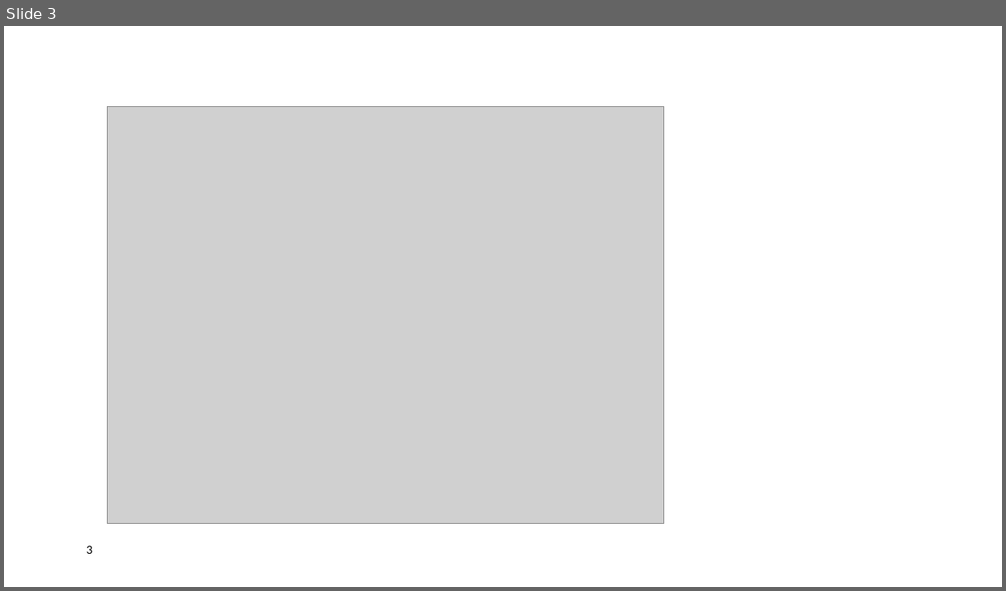
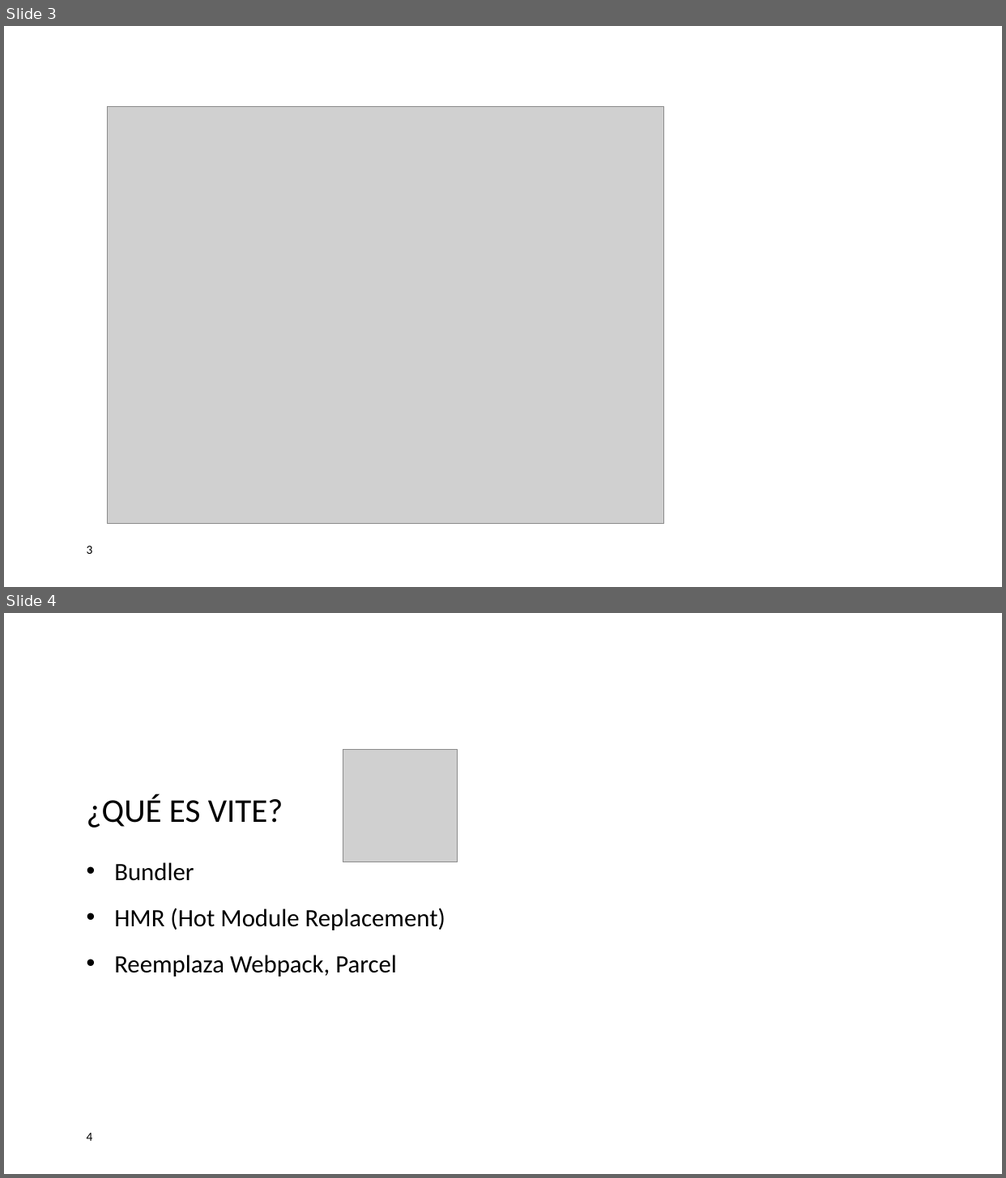
Before and after one commit to luismonz/CapacitacionAngular, a slide deck: Doc/PP2-INTRO_NODE_TS/Introducción a TypeScript.pptx. Shown one above the other, each under a label of ours: slide 3 before the commit, slides 3 and 4 after it. The pictures are 1006x591 and 1006x1178 pixels, drawn with LibreOffice and Linux fonts; fonts in the diff are those of the drawing; grey boxes stand for pictures; background and template pictures are left out. Boxes give left, top, right and bottom in pixels: in the first picture for what was removed or moved away, otherwise in the second. Text is boxed around its words. In the diff, an @@ line names an element or a change of style, - is before the commit and + after.

```diff
--- a/Doc/PP2-INTRO_NODE_TS/Introducción a TypeScript.pptx
+++ b/Doc/PP2-INTRO_NODE_TS/Introducción a TypeScript.pptx
@@ slide 4 added at (x1=4, y1=613, x2=1002, y2=1174), background #FFFFFF @@
@@ picture added at (x1=343, y1=749, x2=458, y2=862) @@
@@ title added at (x1=87, y1=794, x2=283, y2=828), 32 pt, text #000000 @@
+¿QUÉ ES VITE?
@@ text added at (x1=114, y1=862, x2=445, y2=977), 24 pt, text #000000 @@
+• Bundler
+• HMR (Hot Module Replacement)
+• Reemplaza Webpack, Parcel
@@ page number added at (x1=87, y1=1133, x2=93, y2=1141), 12 pt, text #000000 @@
+4
```
Also in this commit, not shown: 1 other slide added, 16 other files.
